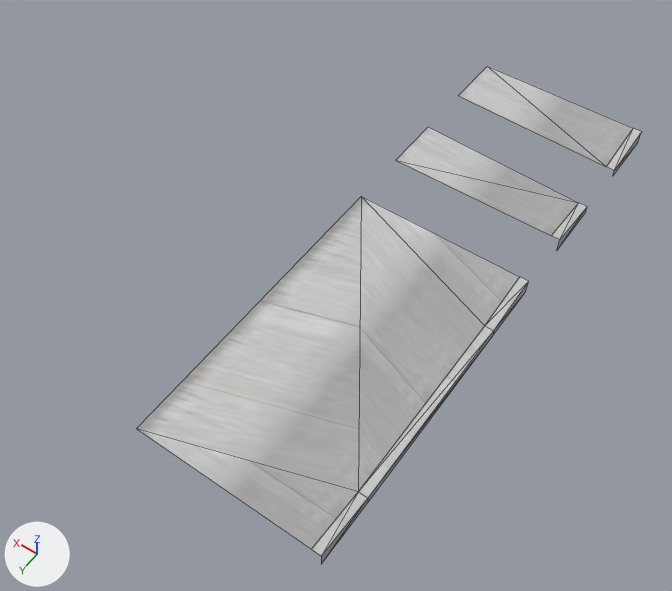
What one commit did to the Blender file DO NOT INCLUDE/.blend/DropKerbPieces.blend.
Both versions are drawn from a 50 mm lens placed at (-5.72, 12.7, 10.98), pointed at (-0.53, 5.44, -0.43). The lights are fixed; the arrows at lower left show +X, +Y and +Z. Mesh edges are drawn as thin lines.

Script lines for the objects in view, before the commit:
```python
me_cube_004 = bpy.data.meshes.new('Cube.004')
me_cube_004.from_pydata(...)  # 14 vertices, 16 faces; spans x -3.0..0.0, y 4.0..9.2, z 0.0..0.25
me_cube_004.materials.append(mat_kerb_low_dds)  # picture img_kerb_low_dds
me_cube_005 = bpy.data.meshes.new('Cube.005')
me_cube_005.from_pydata(...)  # 8 vertices, 6 faces; spans x -3.0..0.0, y 0.0..1.0, z 0.0..0.25
me_cube_005.materials.append(mat_kerb_low_dds)  # picture img_kerb_low_dds
me_cube_006 = bpy.data.meshes.new('Cube.006')
me_cube_006.from_pydata(...)  # 8 vertices, 6 faces; spans x -3.0..0.0, y 2.0..3.0, z 0.0..0.25
me_cube_006.materials.append(mat_kerb_low_dds)  # picture img_kerb_low_dds
ob_mesh = bpy.data.objects.new('Mesh', me_cube_004)
ob_mesh.location = (0.0, 0.0, 0.0)
ob_mesh_001 = bpy.data.objects.new('Mesh.001', me_cube_005)
ob_mesh_001.location = (0.0, 0.0, 0.0)
ob_mesh_002 = bpy.data.objects.new('Mesh.002', me_cube_006)
ob_mesh_002.location = (0.0, 0.0, 0.0)
```
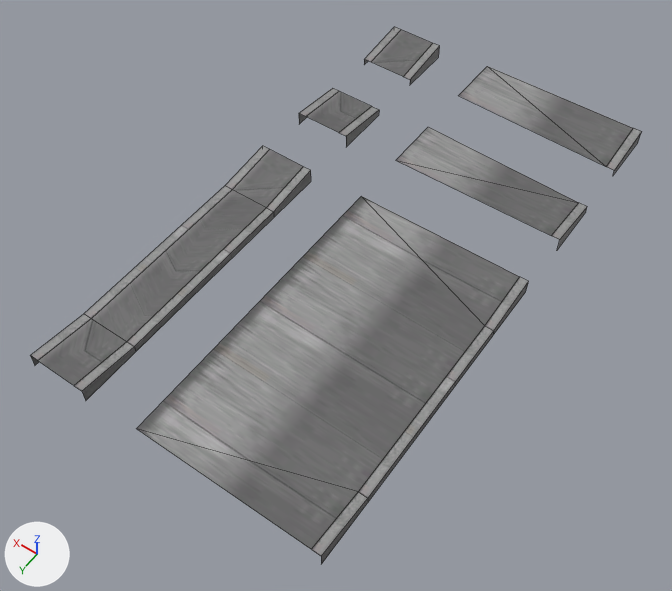
Where the newer file only moved an object's origin or applied its transform, the numbers keep the older frame.

Boxes [x1, y1, x2, y2] around the edits, measured in the pictures (672 x 591 px):
'Mesh', surface changed, modifiers changed
    both: [137, 196, 529, 564]
'DropKerbCrossing_trafficisland', added
    after: [30, 146, 311, 400]
'Mesh.002', surface changed, modifiers changed
    both: [396, 127, 587, 250]
'Mesh.001', surface changed, modifiers changed
    both: [459, 66, 642, 175]
'DropKerbR_trafficisland', added
    after: [364, 27, 440, 84]
'DropKerbL_trafficisland', added
    after: [299, 88, 379, 147]

The change, as a list of edits to the scene's bpy script:
```text
Change img_kerb_low_dds:
    img_kerb_low_dds: load_image('kerb_low.dds', '../../OMSI 2/Sceneryobjects/Road-hog123/Addon_iomex_Corner_Pieces/texture/kerb_low.dds', 47, 256, 'Non-Color') -> load_image('kerb_low.dds', '../../OMSI 2/Sceneryobjects/Road-hog123/Addon_iomex_Corner_Pieces/texture/kerb_low.dds', 47, 256, 'sRGB')
Add me_cube_000:
    me_cube_000.from_pydata(...)  # 24 vertices, 15 faces; spans x -1.0..0.0, y 0.0..5.2, z 0.0..0.25
    me_cube_000.materials.append(mat_kerb_low_dds)  # picture img_kerb_low_dds
Add me_cube_001:
    me_cube_001.from_pydata(...)  # 12 vertices, 5 faces; spans x -1.0..0.0, y 0.0..1.0, z 0.0..0.25
    me_cube_001.materials.append(mat_kerb_low_dds)  # picture img_kerb_low_dds
Add me_cube_002:
    me_cube_002.from_pydata(...)  # 12 vertices, 5 faces; spans x -1.0..0.0, y 0.0..1.0, z 0.0..0.25
    me_cube_002.materials.append(mat_kerb_low_dds)  # picture img_kerb_low_dds
Change ob_mesh_002:
    add _m = ob_mesh_002.modifiers.new('EdgeSplit', 'EDGE_SPLIT')
Change ob_mesh_001:
    add _m = ob_mesh_001.modifiers.new('EdgeSplit', 'EDGE_SPLIT')
Change ob_mesh:
    add _m = ob_mesh.modifiers.new('EdgeSplit', 'EDGE_SPLIT')
Add ob_dropkerbcrossing_trafficisland:
    ob_dropkerbcrossing_trafficisland = bpy.data.objects.new('DropKerbCrossing_trafficisland', me_cube_000)
    ob_dropkerbcrossing_trafficisland.location = (2.0, 4.0, 0.0)
    _m = ob_dropkerbcrossing_trafficisland.modifiers.new('EdgeSplit', 'EDGE_SPLIT')
Add ob_dropkerbr_trafficisland:
    ob_dropkerbr_trafficisland = bpy.data.objects.new('DropKerbR_trafficisland', me_cube_001)
    ob_dropkerbr_trafficisland.location = (2.0, 0.0, 0.0)
    _m = ob_dropkerbr_trafficisland.modifiers.new('EdgeSplit', 'EDGE_SPLIT')
Add ob_dropkerbl_trafficisland:
    ob_dropkerbl_trafficisland = bpy.data.objects.new('DropKerbL_trafficisland', me_cube_002)
    ob_dropkerbl_trafficisland.location = (2.0, 2.0, 0.0)
    _m = ob_dropkerbl_trafficisland.modifiers.new('EdgeSplit', 'EDGE_SPLIT')
```
